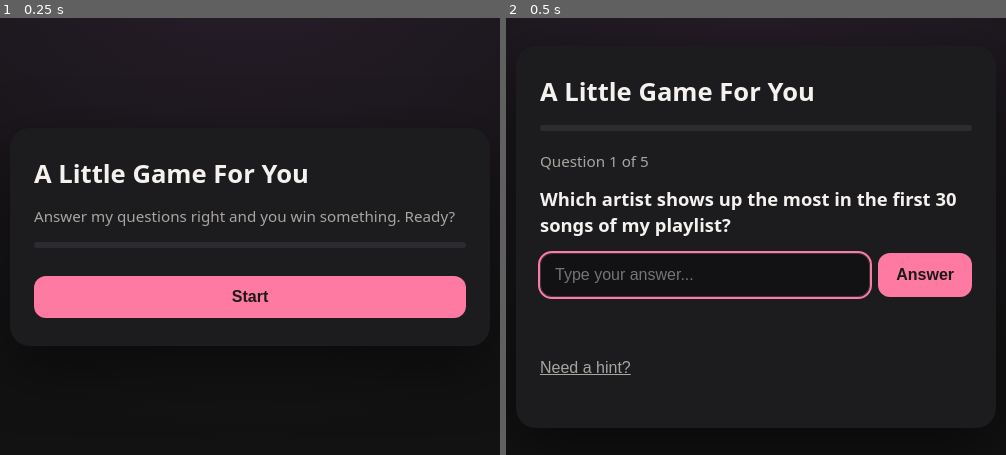
Above: before the commit, frames 1-2 (left to right).
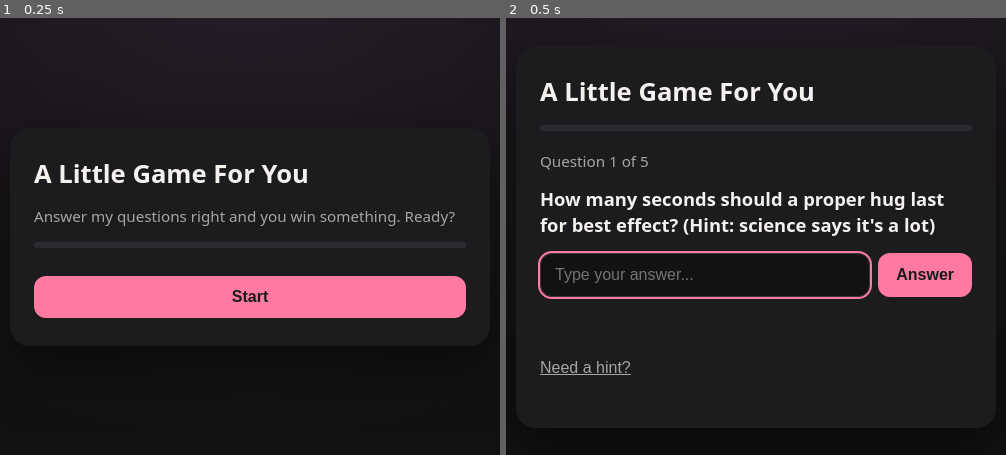
Above: after the commit, the same moments.

Repository: bangshikiI/game4u
Game: browser game, page index.html
The game is run twice, just before and just after one commit, with the same random seed, the same clock (stepped at 60 frames per second) and the same inputs.
Inputs:
- Up to frame 1 (0.25 s): no input
- Up to frame 2 (0.5 s): click "Start" at 0.27 s

Frame 1 is identical in both runs. In frame 2, 2.8% of the frame differs, in the area x 6-90%, y 39-50%.

Commit message:
Update config.js

Diff:
--- a/config.js
+++ b/config.js
@@ -1,42 +1,36 @@
-// ✏️ EDIT THIS FILE ONLY. Everything on the page comes from here.
-
 const CONFIG = {
   title: "A Little Game For You",
   intro: "Answer my questions right and you win something. Ready?",
 
   questions: [
     {
-      q: "Which artist shows up the most in the first 30 songs of my playlist?",
-      // Accepted answers: lowercase, any of these counts as correct
-      answers: ["malcolm todd", "malcolm"],
-      hint: "Think sweet boy, think accutane...",
-      reward: "You pick tonight's dessert 🍰"
+      q: "How many seconds should a proper hug last for best effect? (Hint: science says it's a lot)",
+      answers: ["20", "twenty", "20 seconds"],
+      hint: "More than 10, less than 30.",
+      reward: "u pick tonight's dessert 🍰"
     },
     {
-      q: 'Finish this: "Slow love is still ____ love."',
-      answers: ["real"],
-      hint: "The opposite of fake.",
-      reward: "One 60-second shoulder rub 💆"
+      q: 'Where do I want to travel with u most?',
+      answers: ["japan"],
+      hint: "Anime.",
+      reward: "One flight ticket for u in the future hehe :3"
     },
     {
-      // ⚠️ CHANGE THIS: a question only the two of you know
-      q: "Where did we first meet?",
-      answers: ["CHANGE ME"],
-      hint: "You were there too.",
-      reward: "One over-the-top compliment, delivered with a straight face 😌"
+      q: "What's the one thing I'd never change about you?",
+      answers: ["everything"],
+      hint: "You are already perfect.",
+      reward: "You choose where we eat next 🍜"
     },
     {
-      // ⚠️ CHANGE THIS
       q: "What was the first thing I noticed about you?",
-      answers: ["CHANGE ME"],
-      hint: "It wasn't your phone.",
+      answers: ["face card"],
+      hint: "It never declines.",
       reward: "A voice message from me, just for you 🎙️"
     },
     {
-      // ⚠️ CHANGE THIS
-      q: "Which song on the playlist sounds the most like you?",
-      answers: ["CHANGE ME"],
-      hint: "Scroll up, you know it.",
+      q: "Which artist shows up the most in the first 30 songs of my playlist?",
+      answers: ["malcolm todd", "malcolm"],
+      hint: "Think sweet boy, think accutane...",
       reward: "Final prize unlocked: your mini playlist 🎧"
     }
   ],
@@ -56,5 +50,5 @@
     { title: "Home", artist: "Luke Chiang", note: "Because you feel like it." }
   ],
 
-  finalMessage: "You won. Now press play 💛"
+  finalMessage: "You won. Now press play 🎵"
 };
